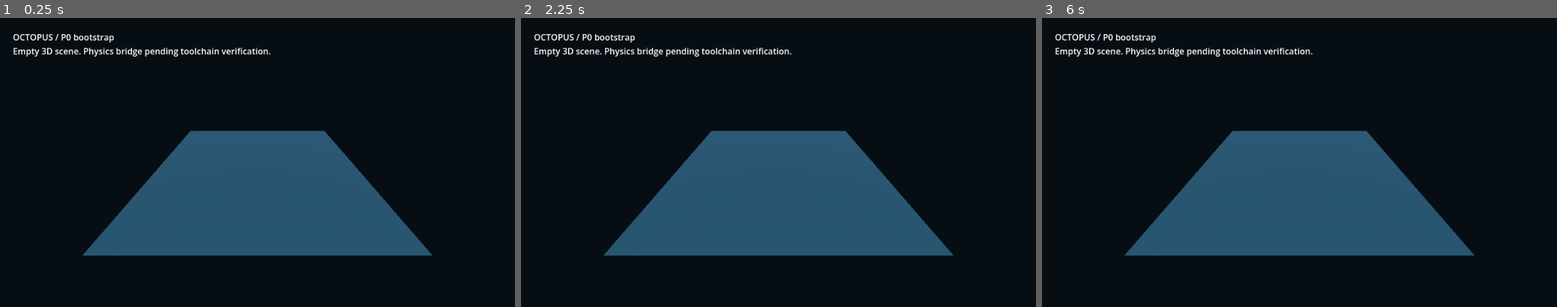
Above: before the commit, frames 1-3 (left to right).
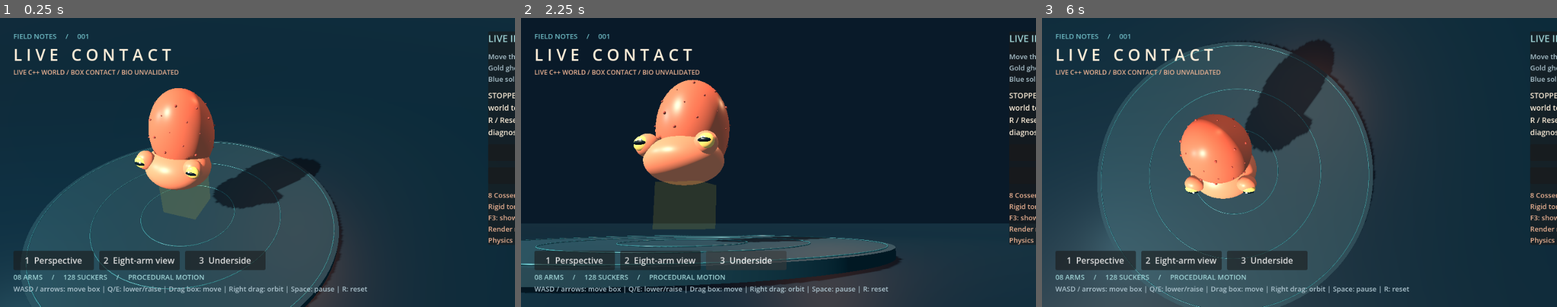
Above: after the commit, the same moments.

Repository: songhh06/OCTO
Game: Godot game, scene res://scenes/live_demo.tscn
Two runs of this game, one before a commit and one after it. Both use one fixed random seed, a clock stepped at 60 frames per second and the inputs below. Before the commit the project starts from res://scenes/bootstrap.tscn.
Inputs (mouse positions are in pixels of both pictures, inside the frame that each line leads up to):
- Up to frame 1 (0.25 s): no input
- Up to frame 2 (2.25 s): click (572, 260) at 0.5 s, where only the run after the commit has a clickable "1 Perspective"; click (660, 260) at 1.25 s, where only the run after the commit has a clickable "2 Eight-arm view"; click (747, 260) at 2 s, where only the run after the commit has a clickable "3 Underside"
- Up to frame 3 (6 s): tap Enter at 2.75, 4.25, 5.75 s; move the mouse to (1412, 148) at 2.77 s; hold D 2.78-3.5 s; tap R at 2.85 s; click (1412, 148) at 2.92 s; tap Space at 3.02, 3.5, 5 s; drag from (1196, 176) to (1273, 220) at 3.52 s; move the mouse to (1351, 98) at 4.27 s; hold D 4.28-5 s; hold Q 4.28-5 s; drag from (1273, 220) to (1145, 119) at 5.02 s; move the mouse to (1454, 205) at 5.77 s; hold A from 5.78 s (still down); tap 2 at 5.85 s

The runs differ from the first frame. In frame 1, 94% of the frame differs, in the area x 0-100%, y 0-100%; in frame 2, 46%; in frame 3, 85%.

Commit message:
P2V: make GameReady live physics the default Godot Play scene

Diff:
--- a/game/project.godot
+++ b/game/project.godot
@@ -1,8 +1,8 @@
 config_version=5
 
 [application]
-config/name="OCTOPUS - P0 bootstrap"
-run/main_scene="res://scenes/bootstrap.tscn"
+config/name="OCTO | GameReady v5 live physics"
+run/main_scene="res://scenes/live_demo.tscn"
 config/features=PackedStringArray("4.6", "Forward Plus")
 
 [display]
